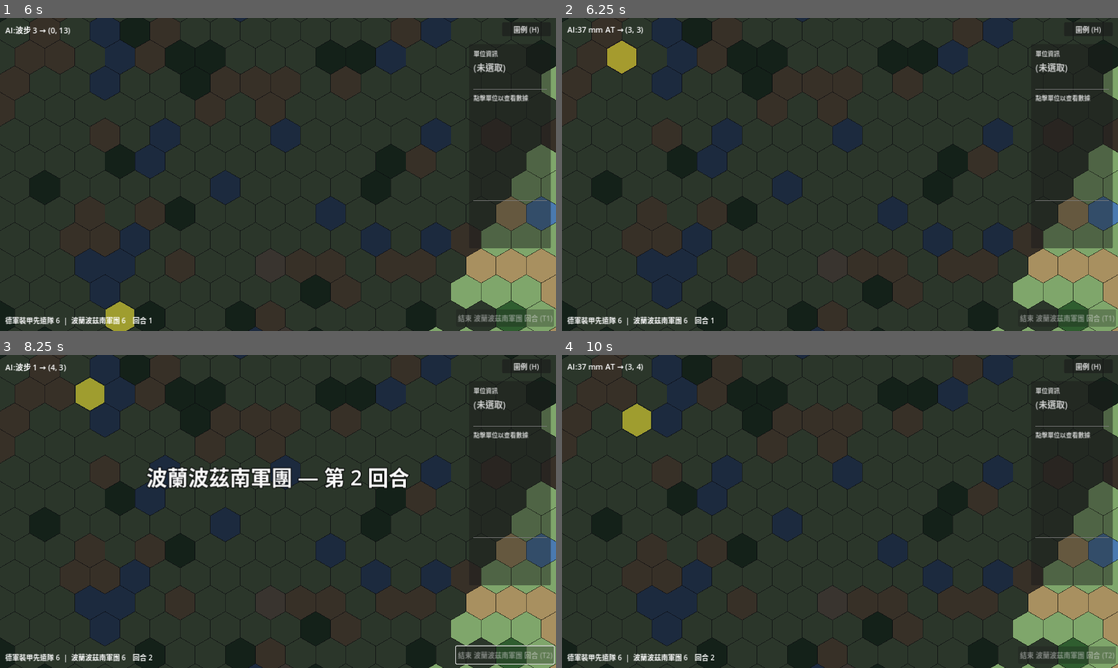
Above: before the commit, frames 1-4 (two rows, left to right).
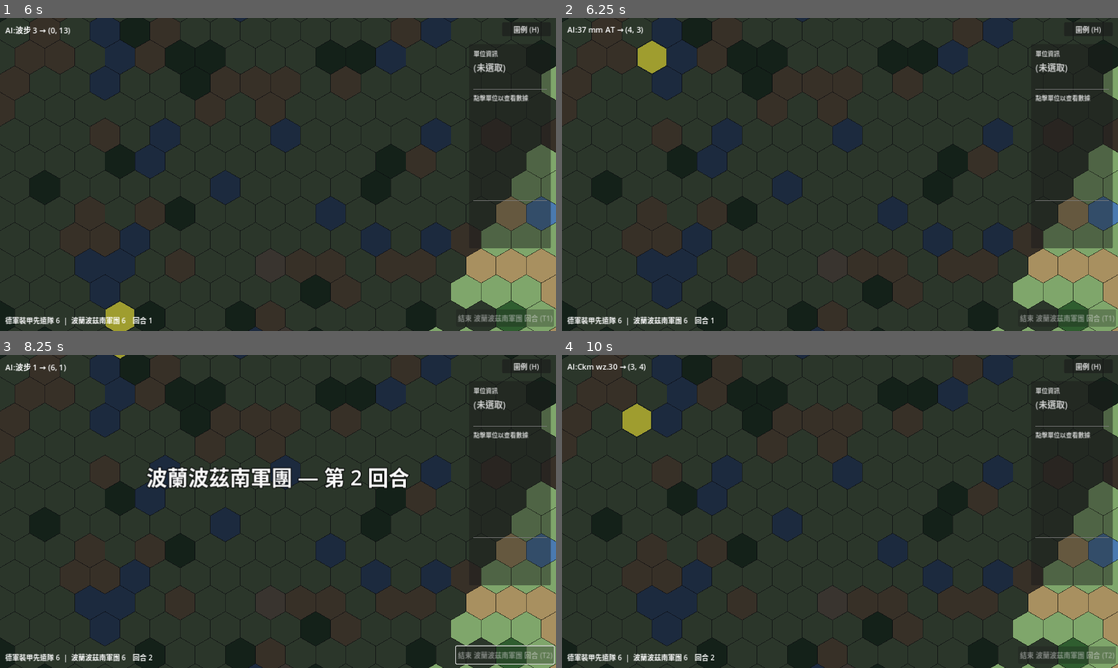
Above: after the commit, the same moments.

Repository: Fischer-Zhang/WorldWarII
Game: Godot game, scene res://scenes/main_menu.tscn
Same seed, same stepped clock (60 frames per second), same inputs: the game is played once before the commit and once after it.
Inputs:
- Up to frame 1 (6 s): click "戰役" at 0.5 s; click "閃電戰與東進 1940-1941 (0/5) 德軍從西線突…" at 1.25 s; click "開始選定作戰" at 2 s; click "開始戰鬥" at 2.75 s; click "開始戰鬥" at 3.5 s; click "結束 德軍裝甲先遣隊 回合 (T1)" at 4.25 s; click "圖例 (H)" at 5 s; click "關閉" at 5.75 s
- Up to frame 2 (6.25 s): no input
- Up to frame 3 (8.25 s): click "圖例 (H)" at 6.5 s; click "關閉" at 7.25 s; click "結束 德軍裝甲先遣隊 回合 (T2)" at 8 s
- Up to frame 4 (10 s): click "圖例 (H)" at 8.75 s; click "關閉" at 9.5 s

Frame 1 is identical in both runs. In frame 2, 0.8% of the frame differs, in the area x 8-19%, y 2-18%; in frame 3, 0.4%; in frame 4, 0.2%.

Commit message:
at_gun move 2, engineer move 3; airdrop disabled in Conquest
- at_gun move 1 -> 2 (less rooted), engineer move 2 -> 3 (mobile support).
- Paratrooper's airdrop skill is suppressed in Conquest mode (_resolve_active_skill
  returns no skill for id "airdrop" when conquest_mode); single-battle and campaign
  keep it.

Suite 154/154.

Co-Authored-By: Claude Opus 4.8 (1M context) <noreply@anthropic.com>

Diff:
--- a/data/units.json
+++ b/data/units.json
@@ -30,7 +30,7 @@
     "attack": 5,
     "defense": 1,
     "range": 2,
-    "move": 1,
+    "move": 2,
     "vision": 2,
     "vs_armor": 6,
     "armor": 0
@@ -101,7 +101,7 @@
     "attack": 3,
     "defense": 2,
     "range": 1,
-    "move": 2,
+    "move": 3,
     "vision": 3,
     "vs_armor": 1,
     "armor": 0,
--- a/scripts/battle.gd
+++ b/scripts/battle.gd
@@ -682,12 +682,13 @@
 	if unit == null:
 		return {}
 	var unit_def := DataLoader.get_unit_def(unit.type_id)
-	var unit_skill: Dictionary = unit_def.get("skill", {})
-	if not unit_skill.is_empty():
-		return unit_skill
-	if unit.general_id != "":
-		return DataLoader.get_general_def(unit.general_id).get("skill", {})
-	return {}
+	var skill: Dictionary = unit_def.get("skill", {})
+	if skill.is_empty() and unit.general_id != "":
+		skill = DataLoader.get_general_def(unit.general_id).get("skill", {})
+	# Airdrop is disabled in Conquest mode (only single-battle / campaign use it).
+	if GameState.conquest_mode and String(skill.get("id", "")) == "airdrop":
+		return {}
+	return skill
 
 func _refresh_skill_button(unit: Unit) -> void:
 	var skill: Dictionary = _resolve_active_skill(unit)
Not shown, changed: docs/progress/balance_report.md
Not shown, changed: docs/progress/scenario_balance_report.md
